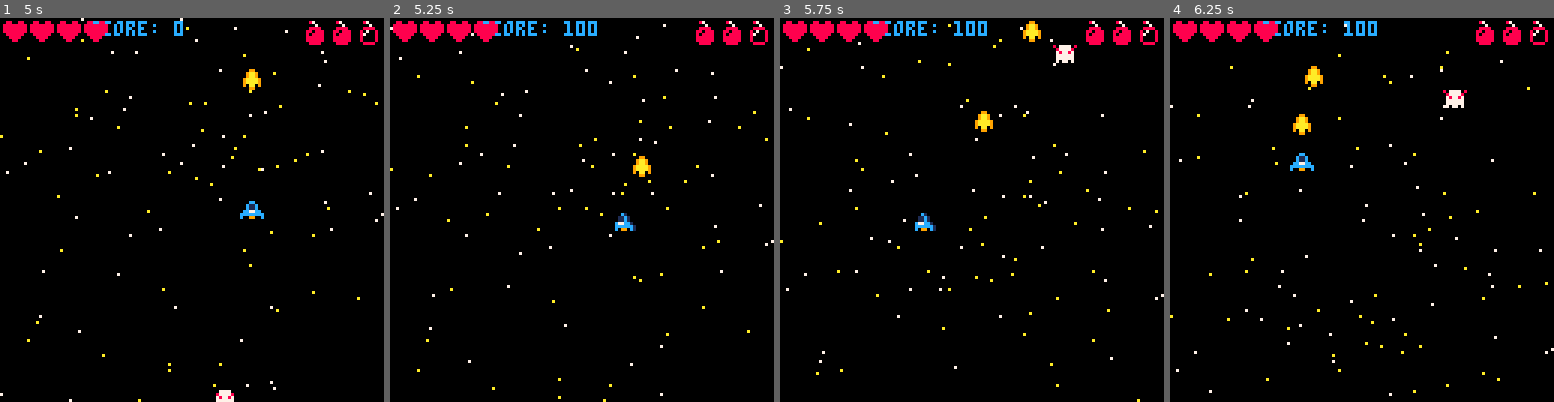
Above: before the commit, frames 1-4 (left to right).
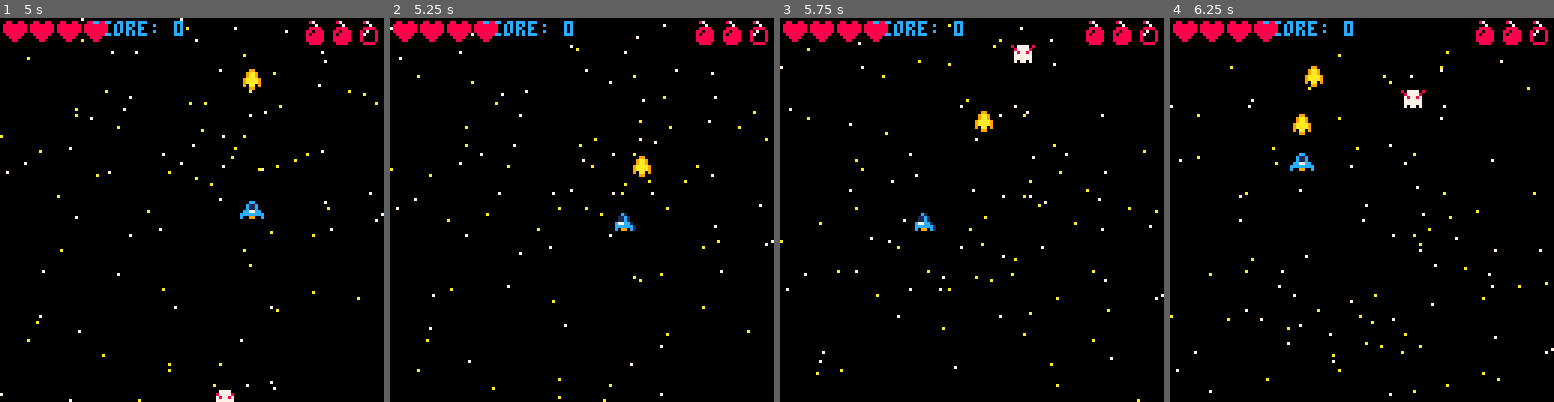
Above: after the commit, the same moments.

Repository: ljsnell/pico-8-shmup
Game: PICO-8 cartridge shmup.p8
Two runs of this game, one before a commit and one after it. Both use one fixed random seed, a clock stepped at 60 frames per second and the inputs below.
Inputs:
- Up to frame 1 (5 s): tap O (Z key) at 0.33, 0.7, 1.43, 2.22, 3.1, 3.98, 4.87 s; tap X (X key) at 1.07, 2.07, 2.4, 2.73, 3.07, 3.4, 3.73, 4.07, 4.4, 4.73 s; hold Left 1.97-2.37 s; hold Down 2.42-2.82 s; hold Right 2.87-3.53 s; hold Up 3.58-4.08 s; hold Right 4.13-4.53 s; hold Down from 4.58 s (still down)
- Up to frame 2 (5.25 s): tap X (X key) at 5.07 s; release Down at 5.08 s; hold Left from 5.13 s (still down)
- Up to frame 3 (5.75 s): keep holding Left; tap X (X key) at 5.4, 5.73 s
- Up to frame 4 (6.25 s): tap O (Z key) at 5.75 s; release Left at 5.8 s; hold Up 5.85-6.18 s; tap X (X key) at 6.07 s; hold Left from 6.23 s (still down)

Frame 1 is identical in both runs. In frame 2, 0.2% of the frame differs, in the area x 45-54%, y 0-5%; in frame 3, 0.8%, in the area x 45-78%, y 0-12%; in frame 4, 0.6%.

Commit message:
Added a little HP

Diff:
--- a/shmup.p8
+++ b/shmup.p8
@@ -62,6 +62,7 @@
 	nenemy.x=rnd(120)
 	nenemy.y=-8
 	nenemy.spr=20
+	nenemy.hp=5
 
 	add(enemies,nenemy)
 end
@@ -313,11 +314,16 @@
 	for myen in all(enemies) do
 		for mybul in all(buls) do
 			if col(myen,mybul) then
-				del(enemies, myen)
 				del(buls, mybul)
-				sfx(2)
-				spawnen()
-				score+=100
+				myen.hp-=1
+				sfx(3)
+
+				if myen.hp<=0 then
+					del(enemies, myen)
+					sfx(2)
+					spawnen()
+					score+=100
+				end
 			end
 		end
 	end
Not shown, changed: the sound effects (__sfx__) section of shmup.p8
